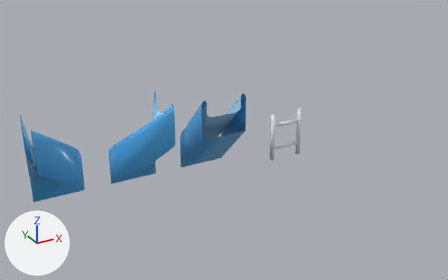
One commit to the Blender file assets/blender/backrooms_props.blend: the scene before it, then after it.
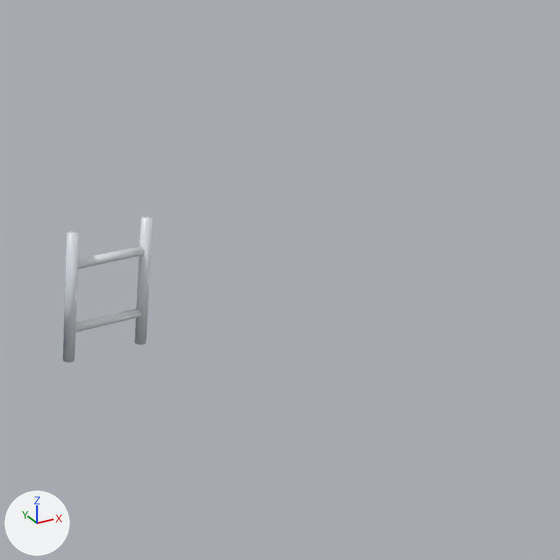
Each version appears first whole from a camera (50 mm lens) standing at (-4.74, -10.51, 5.49) and looking at (0.96, -0.16, 0.31), and next in a close-up on the part from 55% to 100% of the width and 11% to 83% of the height. The axes (+X, +Y, +Z) are drawn at lower left. The lights are the same throughout. The older version's two pictures come first.

The first close-up shows 'ladder'.
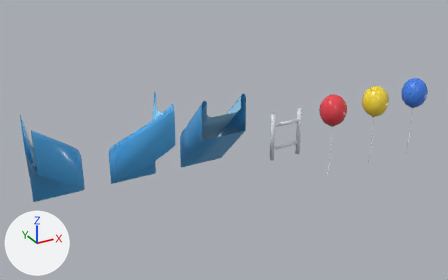
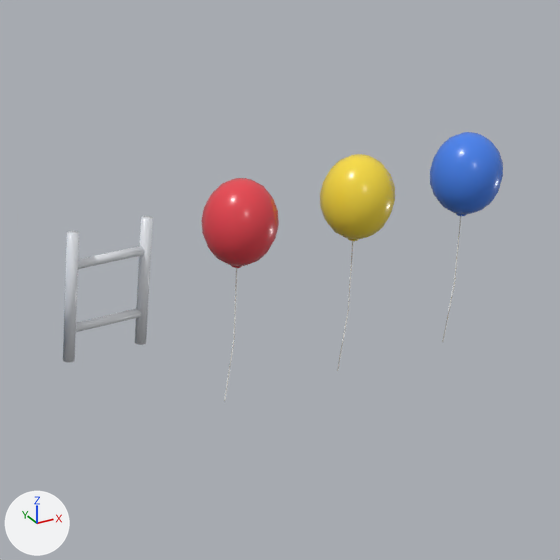
Boxes [x1, y1, x2, y2] around the edits, measured in the close-ups (560 x 560 px):
'balloon_red', added
    after: [201, 178, 279, 402]
    faces in mat_balloon_red_skin (red #ea4550): [201, 178, 279, 266]
    faces in mat_balloon_string (white #f6f6f3): [224, 268, 237, 402]
'balloon_yellow', added
    after: [320, 154, 395, 371]
    faces in mat_balloon_yellow_skin (yellow #f9dd3f): [320, 154, 395, 240]
    faces in mat_balloon_string (white #f6f6f3): [337, 241, 354, 371]
'balloon_blue', added
    after: [430, 132, 503, 342]
    faces in mat_balloon_blue_skin (blue #4581ed): [430, 132, 503, 215]
    faces in mat_balloon_string (white #f6f6f3): [442, 216, 462, 342]

Patch to the scene script:
```diff
--- a/assets/blender/backrooms_props.blend.py
+++ b/assets/blender/backrooms_props.blend.py
@@ ob_balloon_blue @@
+ob_balloon_blue = bpy.data.objects.new('balloon_blue', me_balloon_blue)  # 164 vertices, 164 faces; spans x 0.21..0.79, y -0.8..-0.2, z -0.95..0.97; in mat_balloon_blue_skin (blue #4581ed), mat_balloon_blue_knot (blue #3a6dcb), mat_balloon_string (white #f6f6f3)
+ob_balloon_blue.location = (5.4, 0.0, 0.0)
@@ ob_balloon_yellow @@
+ob_balloon_yellow = bpy.data.objects.new('balloon_yellow', me_balloon_yellow)  # 164 vertices, 164 faces; spans x 0.21..0.79, y -0.8..-0.2, z -0.95..0.97; in mat_balloon_yellow_skin (yellow #f9dd3f), mat_balloon_yellow_knot (yellow #d5bc35), mat_balloon_string (white #f6f6f3)
+ob_balloon_yellow.location = (4.2, 0.0, 0.0)
@@ ob_balloon_red @@
+ob_balloon_red = bpy.data.objects.new('balloon_red', me_balloon_red)  # 164 vertices, 164 faces; spans x 0.21..0.79, y -0.8..-0.2, z -0.95..0.97; in mat_balloon_red_skin (red #ea4550), mat_balloon_red_knot (red #c73a43), mat_balloon_string (white #f6f6f3)
+ob_balloon_red.location = (3.0, 0.0, 0.0)
```
